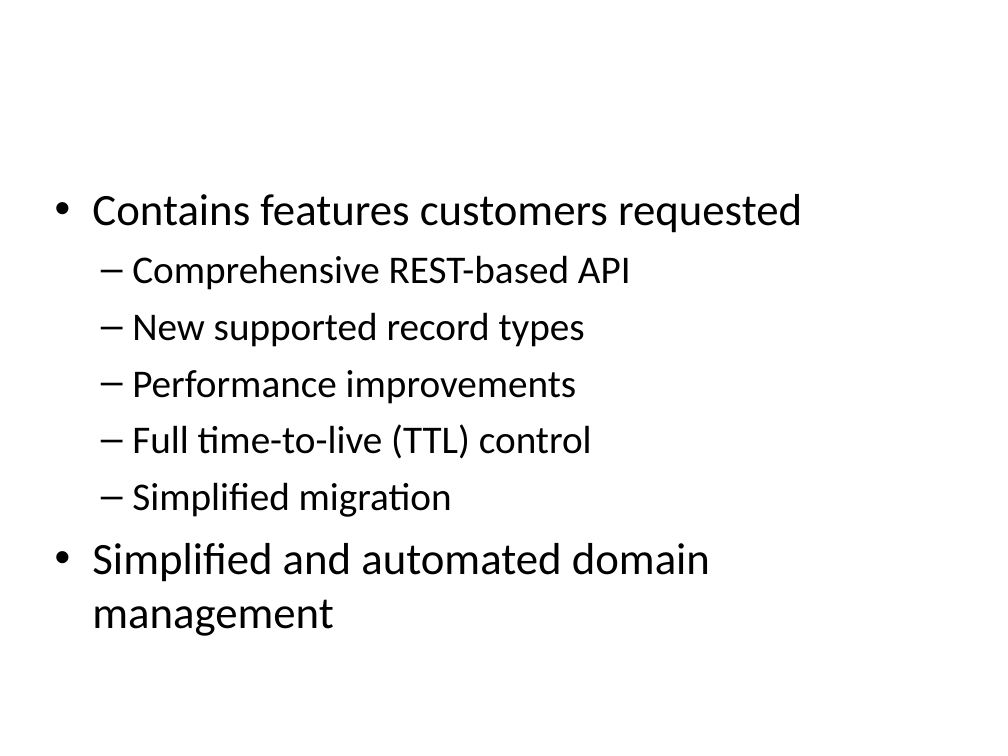
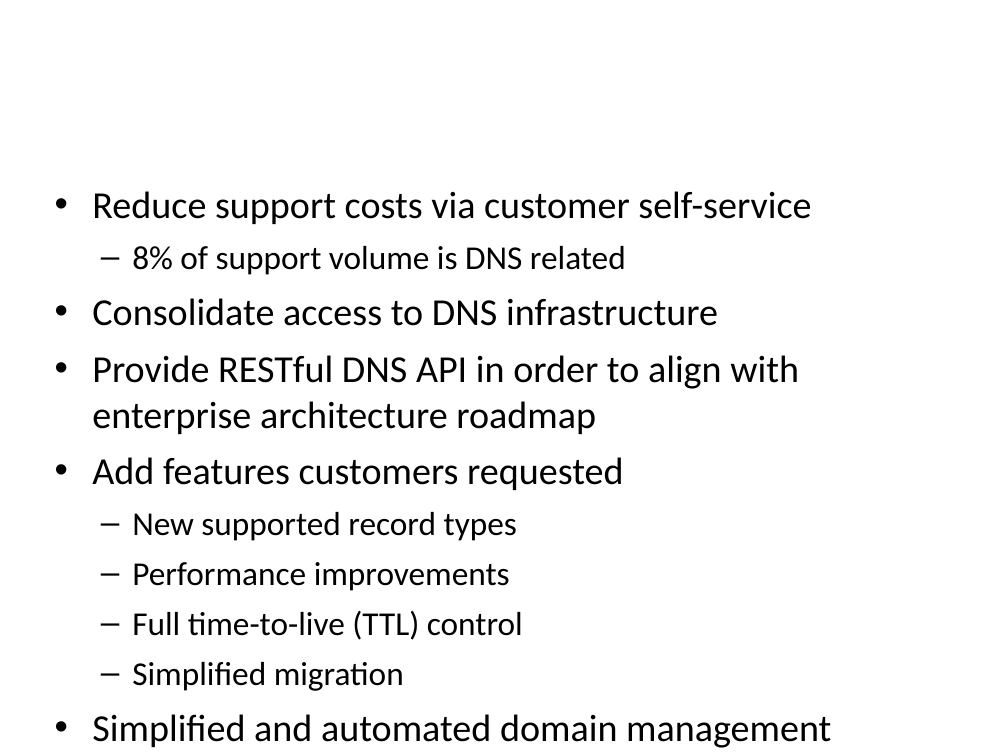
Before and after one commit to rackerlabs/docs-cloud-dns, a slide deck: slide 4 of techtalk/CloudDNS-TechTalkTemplate.pptx. Drawn at 1008x756 pixels with LibreOffice and Linux fonts; fonts in the diff are those of the drawing; background and template pictures are left out. Boxes give left, top, right and bottom in pixels: in the first picture for what was removed or moved away, otherwise in the second. Text is boxed around its words. In the diff, an @@ line names an element or a change of style, - is before the commit and + after.

```diff
--- a/techtalk/CloudDNS-TechTalkTemplate.pptx
+++ b/techtalk/CloudDNS-TechTalkTemplate.pptx
@@ text at <box>92,191,811,490</box>: text changed; size 32 to 27.2 pt @@
-• Contains features customers requested
-  – Comprehensive REST-based API
+• Reduce support costs via customer self-service
+  – 8% of support volume is DNS related
+• Consolidate access to DNS infrastructure
+• Provide RESTful DNS API in order to align with enterprise architecture roadmap
+• Add features customers requested
@@ text at <box>132,512,523,691</box>: size 28 to 23.8 pt in "New supported record types", "Performance improvements", "Full time-to-live (TTL) control", "Simplified migration"; size 32 to 27.2 pt in "Simplified and automated domain management" @@
```
Also in this commit, not shown: 6 other slides changed, 1 slide added, 3 slides removed.
